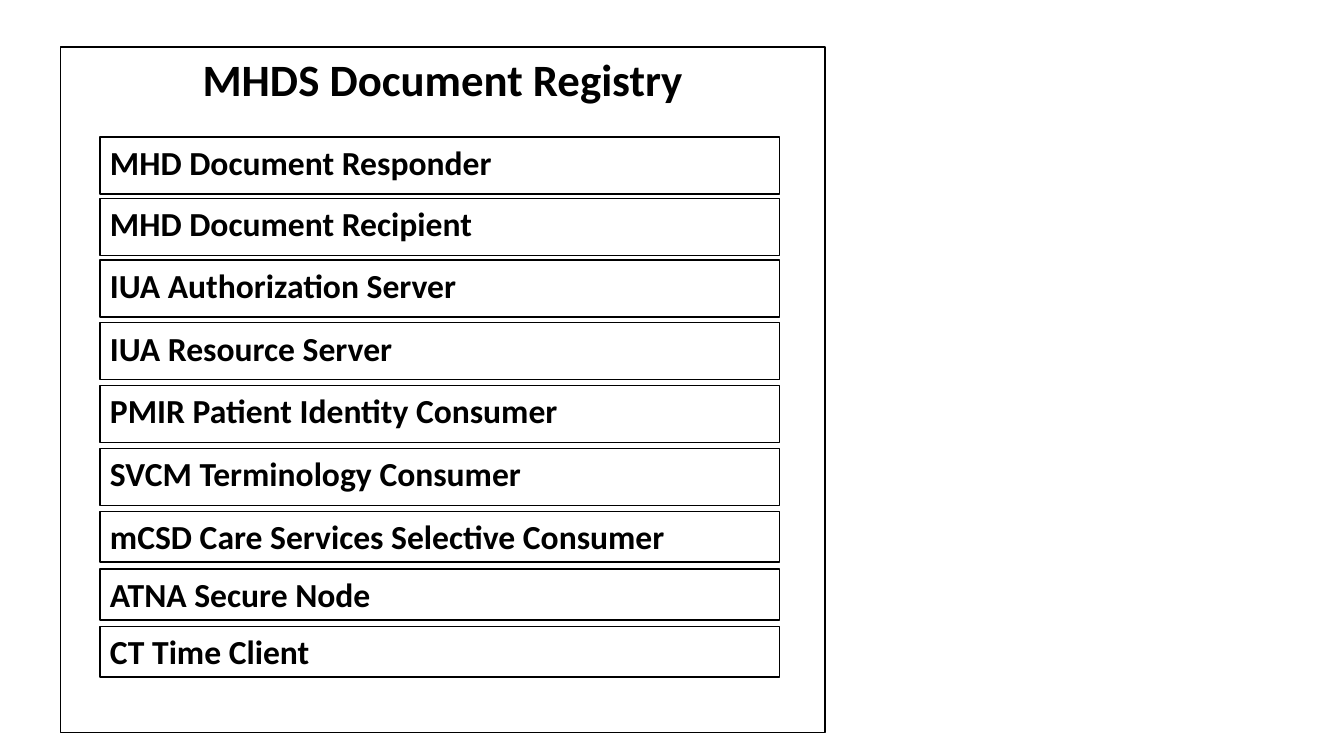
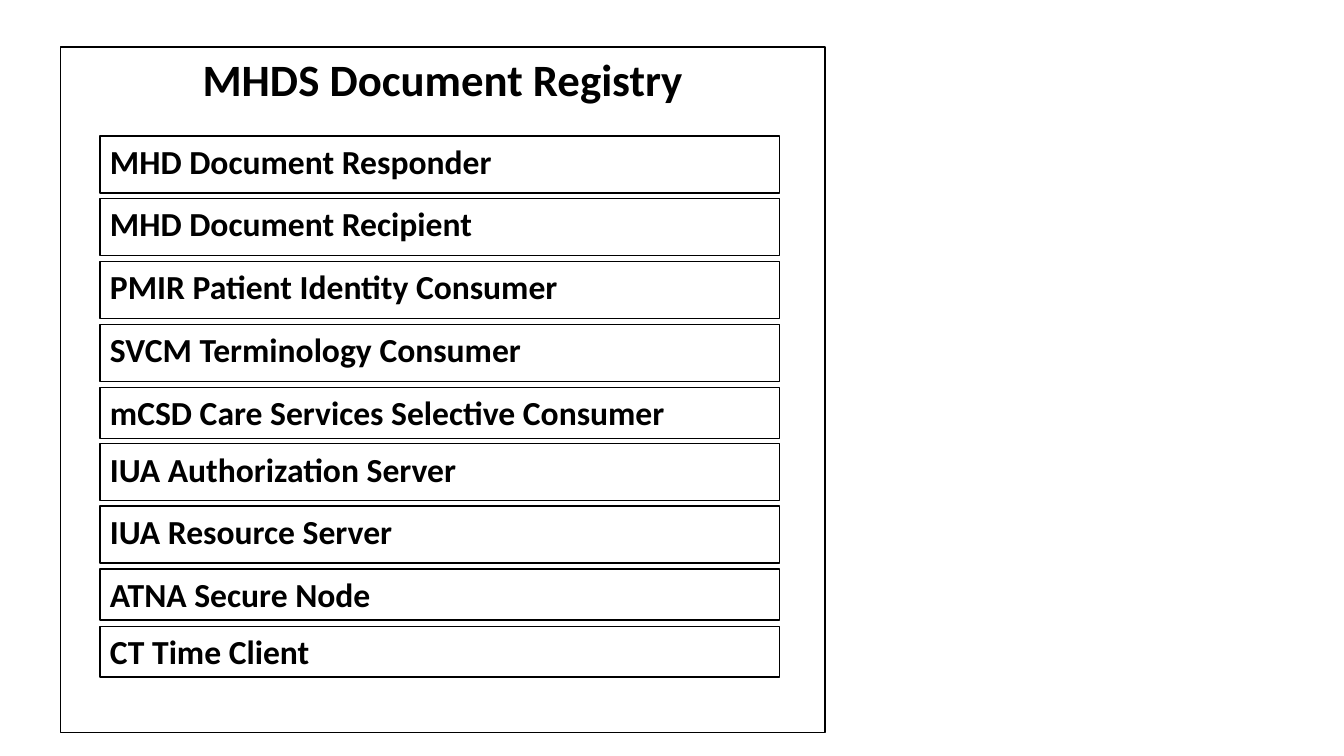
Before and after one commit to IHE/ITI.MHDS, a slide deck: slide 3 of input/images-source/Diagrams.pptx. Drawn at 1344x756 pixels with LibreOffice and Linux fonts; fonts in the diff are those of the drawing. Boxes give left, top, right and bottom in pixels: in the first picture for what was removed or moved away, otherwise in the second. Text is boxed around its words. In the diff, an @@ line names an element or a change of style, - is before the commit and + after.

```diff
--- a/input/images-source/Diagrams.pptx
+++ b/input/images-source/Diagrams.pptx
@@ 3 rectangles: place and size @@
-3 rectangles at <box>100,385,779,562</box>
+3 rectangles at <box>100,261,779,438</box>
@@ rectangle "IUA Authorization Server": place and size @@
-rectangle "IUA Authorization Server" at <box>100,260,779,318</box>
+rectangle "IUA Authorization Server" at <box>100,444,779,501</box>
@@ rectangle "IUA Resource Server": place and size @@
-rectangle "IUA Resource Server" at <box>100,323,779,380</box>
+rectangle "IUA Resource Server" at <box>100,506,779,564</box>
```
Also in this commit, not shown: 1 other file.
